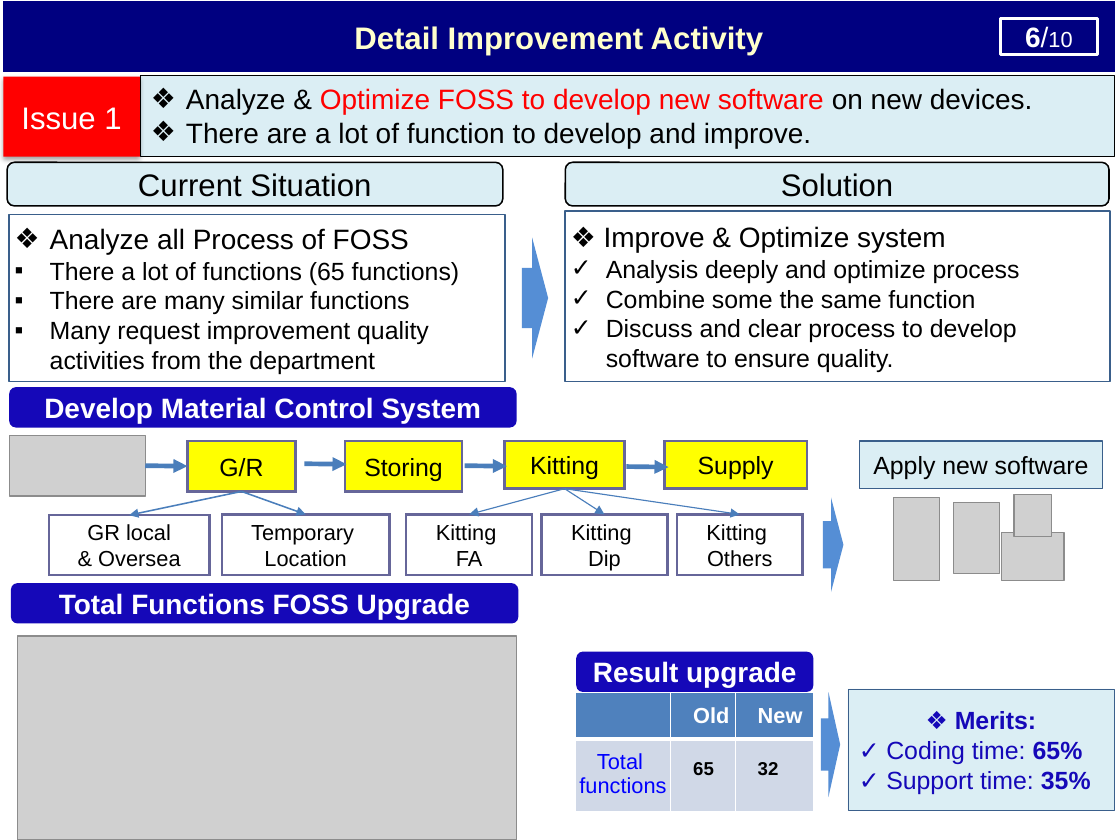
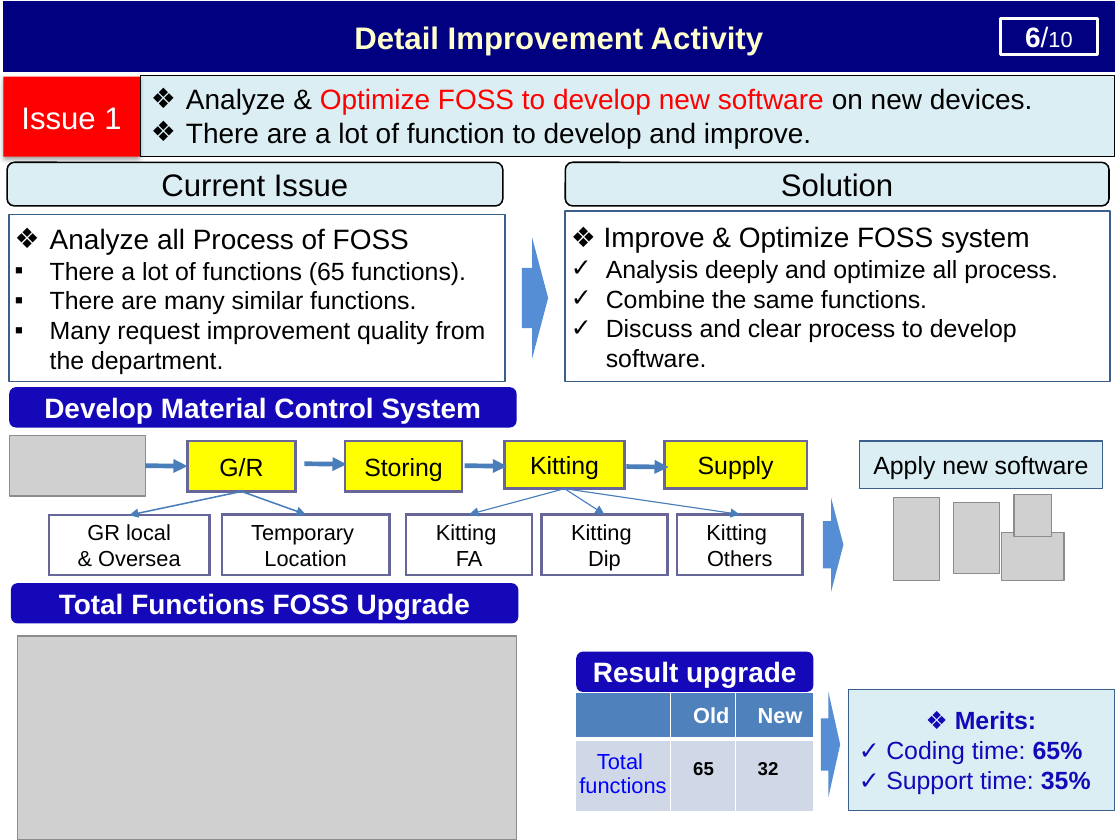
Before and after one commit to thietbicongnghevietnam/ReportPSNV, a slide deck: slide 7 of Report_test.pptx. Drawn at 1120x840 pixels with LibreOffice and Linux fonts; fonts in the diff are those of the drawing; grey boxes stand for pictures. Boxes give left, top, right and bottom in pixels: in the first picture for what was removed or moved away, otherwise in the second. Text is boxed around its words. In the diff, an @@ line names an element or a change of style, - is before the commit and + after.

```diff
--- a/Report_test.pptx
+++ b/Report_test.pptx
@@ text in rounded rectangle at <box>161,174,348,197</box>: text changed @@
-Current Situation
+Current Issue
@@ text in rectangle at <box>604,226,1058,368</box>: text changed @@
-❖ Improve & Optimize system
-✓ Analysis deeply and optimize process
-✓ Combine some the same function
-✓ Discuss and clear process to develop software to ensure quality.
+❖ Improve & Optimize FOSS system
+✓ Analysis deeply and optimize all process.
+✓ Combine the same functions.
+✓ Discuss and clear process to develop software.
@@ text in rectangle at <box>50,262,486,374</box>: text changed @@
-▪ There a lot of functions (65 functions)
-▪ There are many similar functions
-▪ Many request improvement quality activities from the department
+▪ There a lot of functions (65 functions).
+▪ There are many similar functions.
+▪ Many request improvement quality from the department.
```
Also in this commit, not shown: 5 other slides changed, 1 other file.
